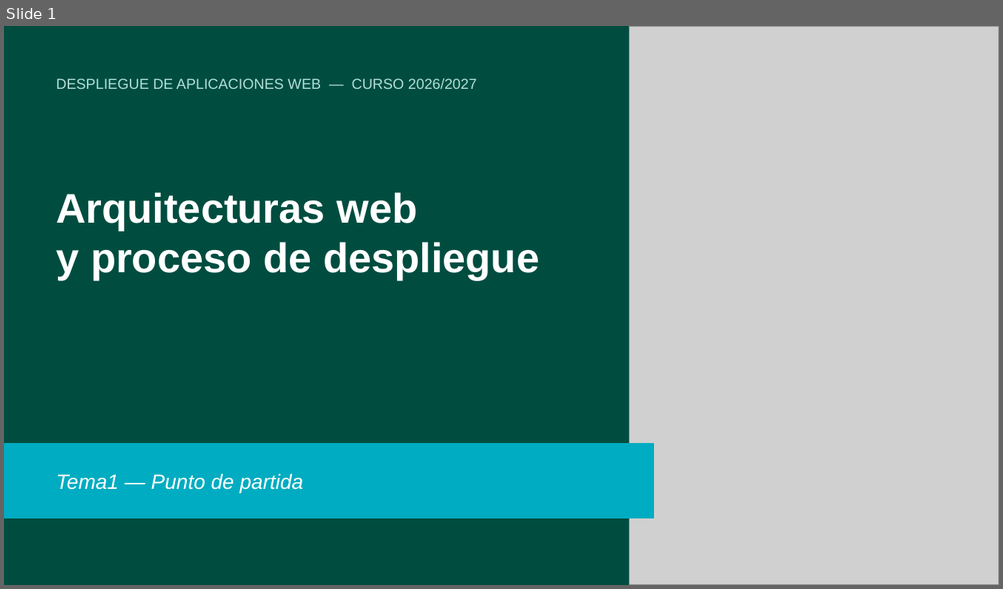
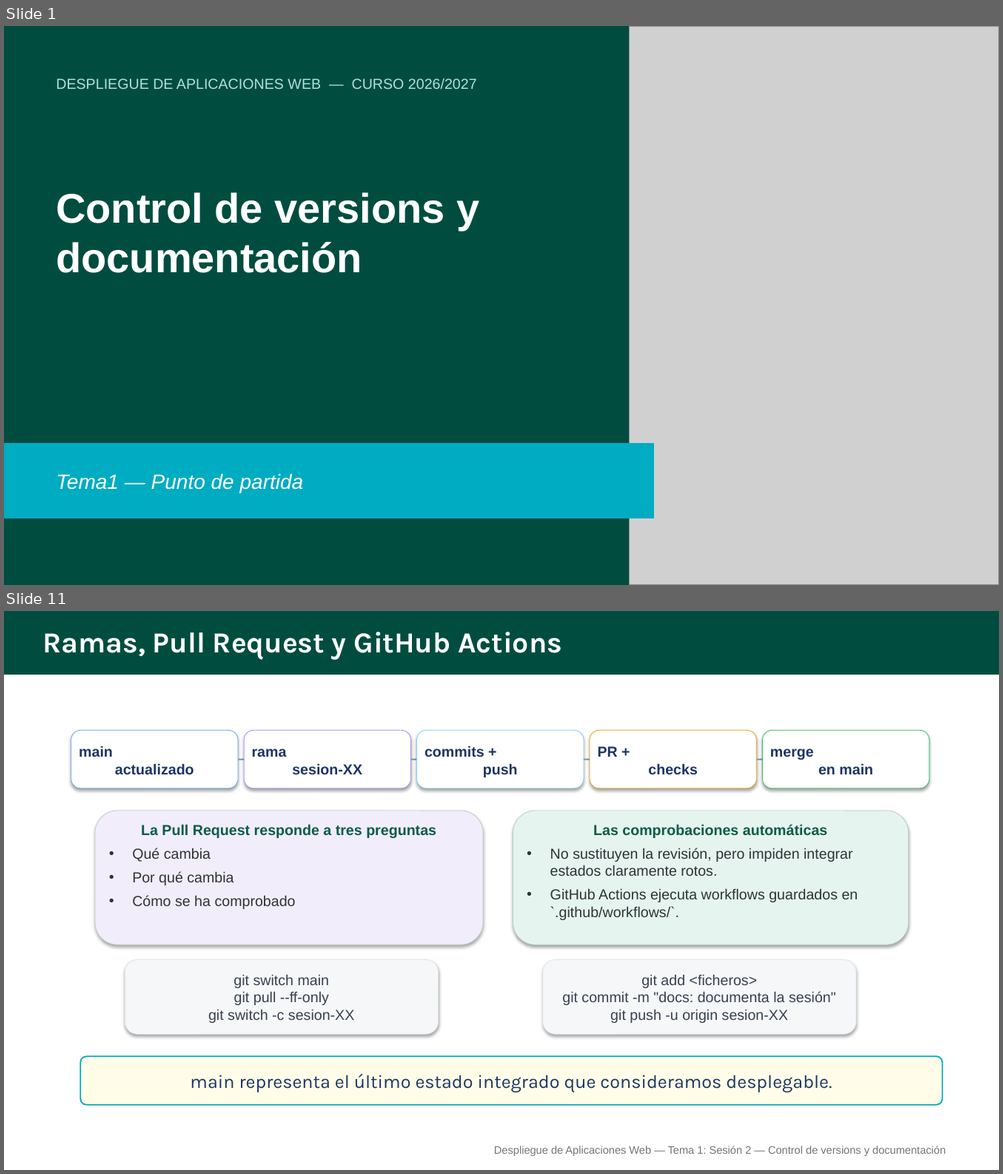
Before and after one commit to alejandroroig/despliegue-daw, a slide deck: docs/tema1/diapositivas/control_versiones_documentacion.pptx. Shown one above the other, each under a label of ours: slide 1 before the commit, slides 1 and 11 after it; the slides between them are not shown. The pictures are 1003x589 and 1003x1174 pixels, drawn with LibreOffice and Linux fonts; fonts in the diff are those of the drawing; grey boxes stand for pictures. Boxes give left, top, right and bottom in pixels: in the first picture for what was removed or moved away, otherwise in the second. Text is boxed around its words. In the diff, an @@ line names an element or a change of style, - is before the commit and + after.

```diff
--- a/docs/tema1/diapositivas/control_versiones_documentacion.pptx
+++ b/docs/tema1/diapositivas/control_versiones_documentacion.pptx
@@ slide 11 added at [4, 611, 999, 1170], background #FFFFFF @@
@@ rectangle added at [4, 611, 999, 675], fill #004D40, outline #004D40 1 pt @@
@@ text added at [42, 632, 562, 660], 28 pt, text #FFFFFF, bold @@
+Ramas, Pull Request y GitHub Actions
@@ rounded rectangle added at [71, 730, 239, 789], fill #FFFFFF, outline #60A5FA 0.5 pt @@
@@ rounded rectangle added at [244, 730, 412, 789], fill #FFFFFF, outline #A78BFA 0.5 pt @@
@@ rounded rectangle added at [417, 730, 583, 789], fill #FFFFFF, outline #7DD3FC 0.5 pt @@
@@ rounded rectangle added at [589, 730, 757, 789], fill #FFFFFF, outline #F59E0B 0.5 pt @@
@@ rounded rectangle added at [762, 730, 929, 789], fill #FFFFFF, outline #22C55E 0.5 pt @@
@@ text added at [79, 746, 194, 775], 14 pt, text #1C3565, bold @@
+main
+actualizado
@@ line added from (239, 760) to (244, 760), #7896B4 1.5 pt @@
@@ text added at [252, 749, 362, 775], 14 pt, text #1C3565, bold @@
+rama
+sesion-XX
@@ line added from (410, 760) to (417, 760), #7896B4 1.5 pt @@
@@ text added at [424, 746, 518, 777], 14 pt, text #1C3565, bold @@
+commits +
+push
@@ line added from (583, 760) to (589, 760), #7896B4 1.5 pt @@
@@ text added at [597, 746, 697, 775], 14 pt, text #1C3565, bold @@
+PR +
+checks
@@ line added from (756, 760) to (762, 760), #7896B4 1.5 pt @@
@@ text added at [770, 749, 873, 775], 14 pt, text #1C3565, bold @@
+merge
+en main
@@ rounded rectangle added at [95, 811, 483, 945], fill #F2EDFA, outline #B5CEC4 0.5 pt, 14 pt, text #2D3436 @@
+La Pull Request responde a tres preguntas
+• Qué cambia
+• Por qué cambia
+• Cómo se ha comprobado
@@ rounded rectangle added at [513, 811, 908, 945], fill #E6F4EF, outline #B5CEC4 0.5 pt, 14 pt, text #2D3436 @@
+Las comprobaciones automáticas
+• No sustituyen la revisión, pero impiden integrar estados claramente rotos.
+• GitHub Actions ejecuta workflows guardados en `.github/workflows/`.
@@ rounded rectangle added at [125, 960, 438, 1035], fill #F5F7F9, outline #E1E4E8 0.5 pt, 14 pt, text #374151 @@
+git switch main
+git pull --ff-only
+git switch -c sesion-XX
@@ rounded rectangle added at [543, 960, 856, 1035], fill #F5F7F9, outline #E1E4E8 0.5 pt, 14 pt, text #374151 @@
+git add <ficheros>
+git commit -m "docs: documenta la sesión"
+git push -u origin sesion-XX
@@ rounded rectangle added at [80, 1056, 942, 1105], fill #FFFDE7, outline #00ACC1 1.3 pt @@
@@ text added at [190, 1074, 831, 1093], 18 pt, text #1C3565 @@
+main representa el último estado integrado que consideramos desplegable.
@@ text added at [494, 1146, 945, 1156], 10.5 pt, text #757575 @@
+Despliegue de Aplicaciones Web — Tema 1: Sesión 2 — Control de versions y documentación
@@ slide 1 changed as well @@
@@ text at [56, 192, 479, 273]: text changed @@
-Arquitecturas web
-y proceso de despliegue
+Control de versions y documentación
```
Also in this commit, not shown: 2 other slides changed, 11 other slides added, 11 slides removed, 3 other files.
